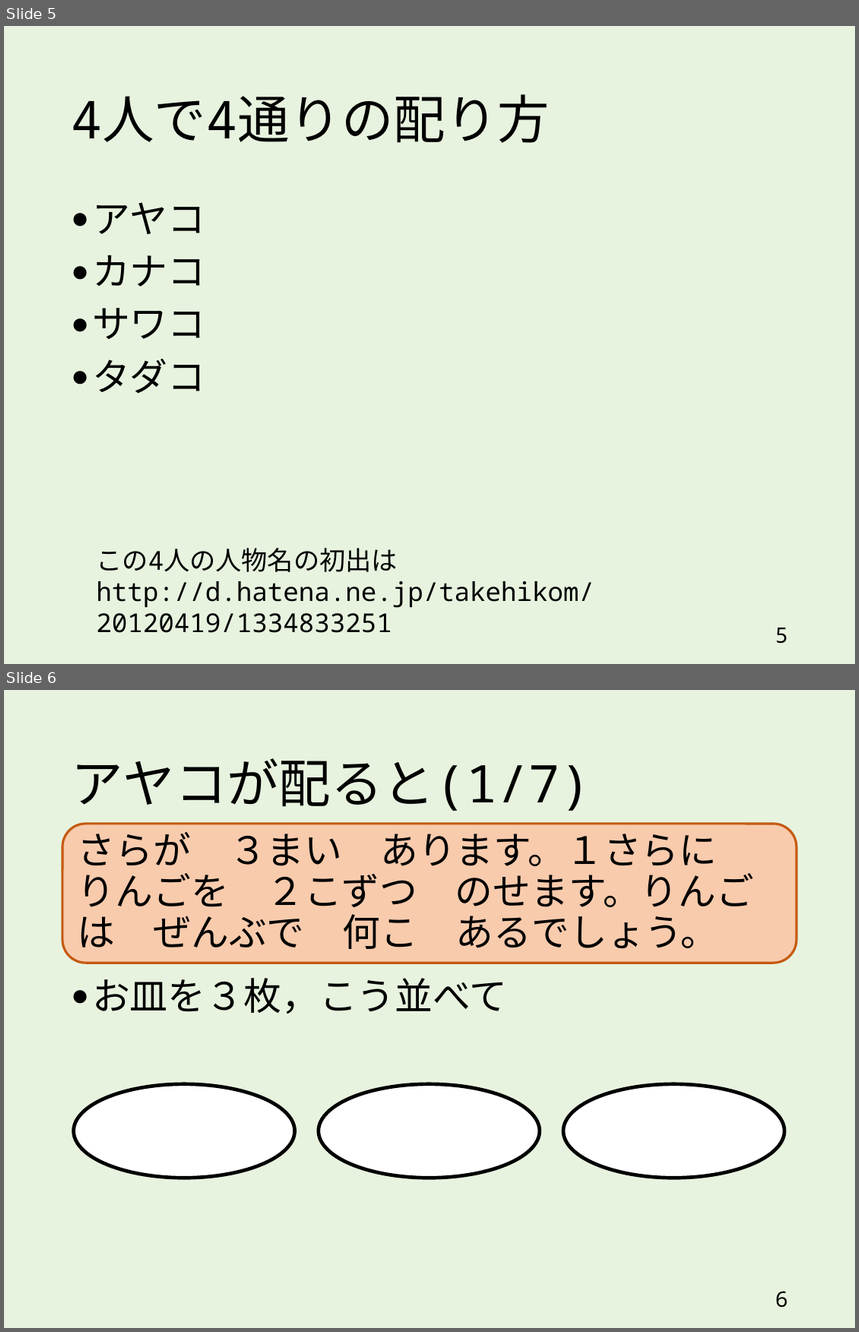
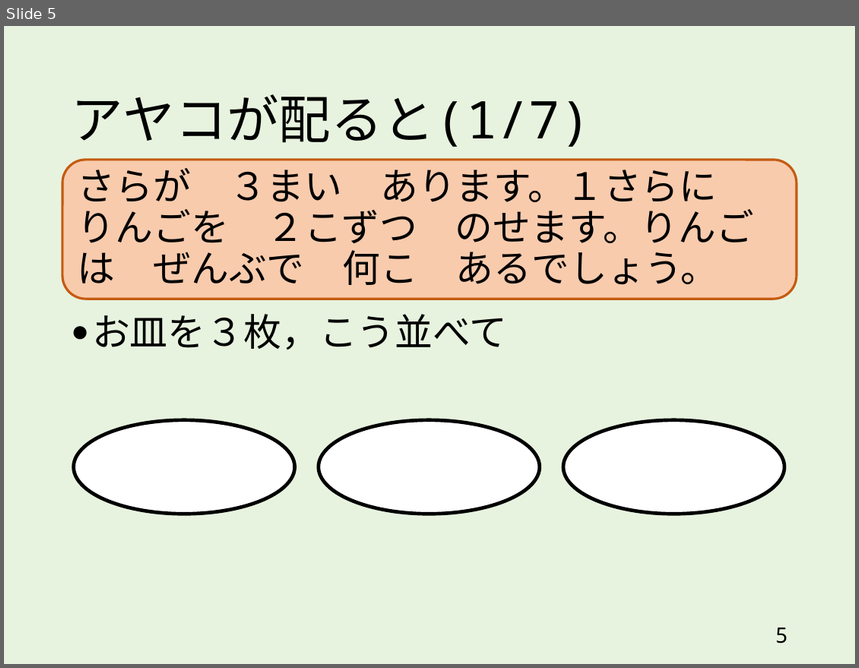
Before and after one commit to takehiko/dealout, a slide deck: slides/2x3_3x2_v4.pptx. Shown one above the other, each under a label of ours: slides 5 and 6 before the commit, slide 5 after it. The pictures are 859x1332 and 859x668 pixels, drawn with LibreOffice and Linux fonts; fonts in the diff are those of the drawing. Boxes give left, top, right and bottom in pixels: in the first picture for what was removed or moved away, otherwise in the second. Text is boxed around its words. In the diff, an @@ line names an element or a change of style, - is before the commit and + after.

```diff
--- a/slides/2x3_3x2_v4.pptx
+++ b/slides/2x3_3x2_v4.pptx
@@ slide 5 removed at bbox=[4, 26, 855, 664], background #E7F3DF @@
@@ title removed at bbox=[71, 94, 550, 143] @@
-4人で4通りの配り方
@@ text removed at bbox=[92, 202, 205, 394] @@
-● アヤコ
-● カナコ
-● サワコ
-● タダコ
@@ text removed at bbox=[96, 548, 595, 633] @@
-この4人の人物名の初出は
-http://d.hatena.ne.jp/takehikom/20120419/1334833251
@@ page number removed at bbox=[775, 628, 788, 644] @@
-5
@@ what was slide 6 is now slide 5 @@
@@ page number at bbox=[775, 628, 788, 644]: text changed @@
-6
+5
```
Also in this commit, not shown: 18 slides changed, 1 slide added, 2 other slides removed, 1 other file.
